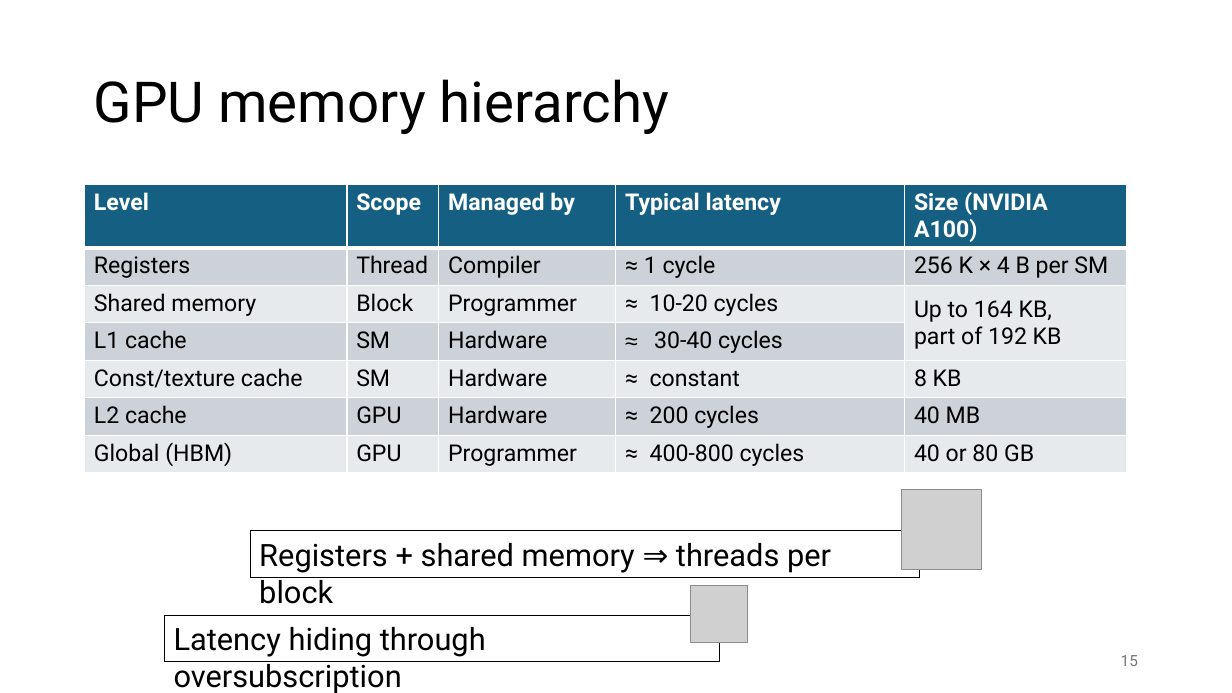
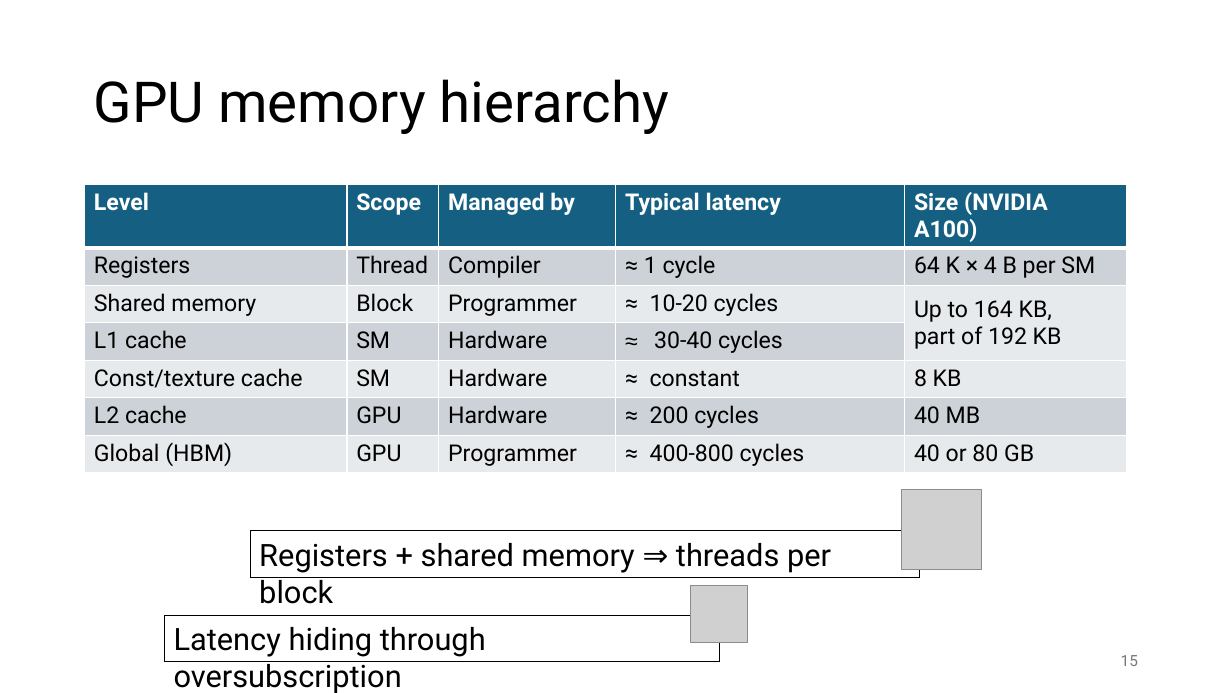
Before and after one commit to gjbex/GPU-programming, a slide deck: slide 15 of gpu_programming.pptx. Drawn at 1232x693 pixels with LibreOffice and Linux fonts; fonts in the diff are those of the drawing; grey boxes stand for pictures. Boxes give left, top, right and bottom in pixels: in the first picture for what was removed or moved away, otherwise in the second. Text is boxed around its words. In the diff, an @@ line names an element or a change of style, - is before the commit and + after.

```diff
--- a/gpu_programming.pptx
+++ b/gpu_programming.pptx
@@ table at (85,185,1128,470) @@
-row 2, column 5: 256 K × 4 B per SM
+row 2, column 5: 64 K × 4 B per SM
```
Also in this commit, not shown: 1 other slide changed.
